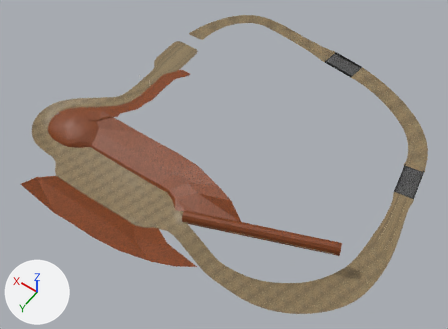
Before and after pictures for a commit that changed the Blender file Bull Kart/Assets/Blender Projects/WesternTrack.blend.
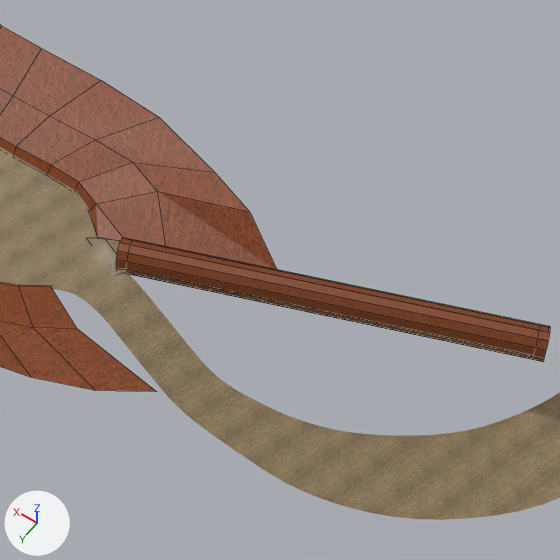
Each version appears first whole from a camera (50 mm lens) standing at (-370.0, 395.0, 547.0) and looking at (-105.0, 24.0, -36.0), and next in a close-up on the part from 31% to 77% of the width and 37% to 100% of the height. Arrows for +X, +Y and +Z are at lower left; the lights stay in place. The close-ups show mesh edges as thin lines.
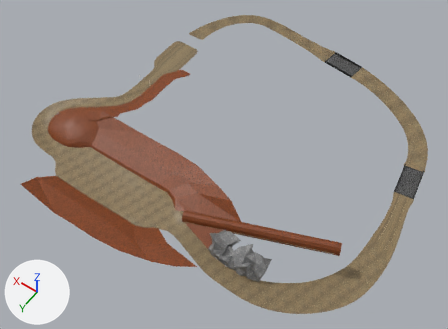
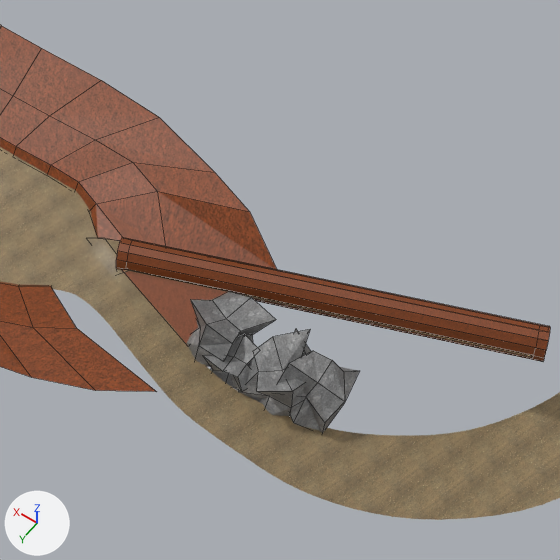
The change, as a diff of the scene's bpy script:
```diff
--- a/Bull Kart/Assets/Blender Projects/WesternTrack.blend.py
+++ b/Bull Kart/Assets/Blender Projects/WesternTrack.blend.py
@@ img_rock_texture_png @@
+img_rock_texture_png = load_image('Rock-Texture.png', '../Textures/Rock-Texture.png', 64, 64, 'sRGB')
@@ mat_rock_texture_png @@
+mat_rock_texture_png = principled_material('Rock-Texture.png')
+mat_rock_texture_png.texture = img_rock_texture_png
@@ me_cube @@
+me_cube.from_pydata(...)  # 26 vertices, 24 faces; spans x -2.62..2.92, y -3.53..2.98, z -3.21..2.98
+me_cube.materials.append(mat_rock_texture_png)  # picture img_rock_texture_png
@@ me_plane_008 @@
+me_plane_008.from_pydata(...)  # 4 vertices, 1 face; spans x -13.6..31.4, y -23.2..3.4, z -2.9..7.2
+me_plane_008.materials.append(mat_dirt_texture_png)  # picture img_dirt_texture_png
@@ ob_cube @@
+ob_cube = bpy.data.objects.new('Cube', me_cube)
+ob_cube.location = (-203.8, 128.9, -14.3)
+ob_cube.rotation_euler = (0.0, 0.0, -3.816)  # degrees (0, 0, -219)
+ob_cube.scale = (4.68, 4.68, 4.68)
@@ ob_cube_001 @@
+ob_cube_001 = bpy.data.objects.new('Cube.001', me_cube.copy())
+ob_cube_001.location = (-186.3, 135.4, -13.5)
+ob_cube_001.rotation_euler = (0.0, 0.0, -1.443)  # degrees (0, 0, -83)
+ob_cube_001.scale = (3.18, 3.18, 3.18)
@@ ob_cube_002 @@
+ob_cube_002 = bpy.data.objects.new('Cube.002', me_cube.copy())
+ob_cube_002.location = (-213.9, 123.4, -14.6)
+ob_cube_002.rotation_euler = (0.714, -0.968, -3.775)  # degrees (41, -55, -216)
+ob_cube_002.scale = (4.68, 4.68, 4.68)
@@ ob_cube_003 @@
+ob_cube_003 = bpy.data.objects.new('Cube.003', me_cube.copy())
+ob_cube_003.location = (-176.4, 127.7, -8.3)
+ob_cube_003.rotation_euler = (-0.0661, -0.279, -4.868)  # degrees (-3.8, -16, -279)
+ob_cube_003.scale = (4.78, 4.78, 4.78)
@@ ob_plane_008 @@
+ob_plane_008 = bpy.data.objects.new('Plane.008', me_plane_008)
+ob_plane_008.location = (-161.9, 136.0, -8.8)
```

What differs and where, as boxes (x1, y1, x2, y2) in the close-ups (560 x 560 px):
'Cube.003', added
    after: (187, 291, 276, 366)
'Cube.002', added
    after: (277, 329, 359, 433)
'Cube', added
    after: (238, 329, 310, 417)
'Plane.008', added (brown)
    after: (122, 270, 243, 346)
'Cube.001', added
    after: (202, 334, 259, 392)
